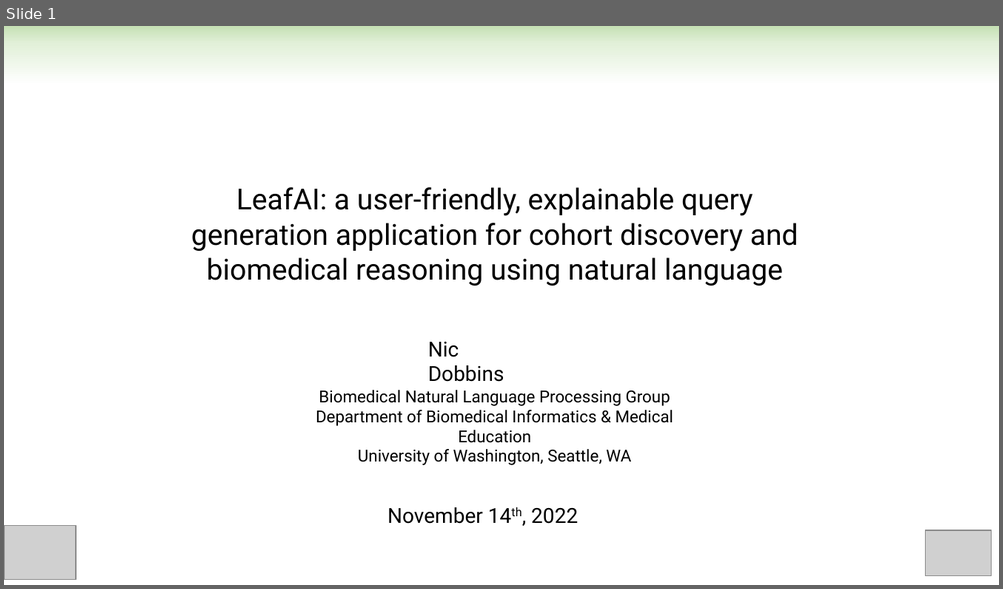
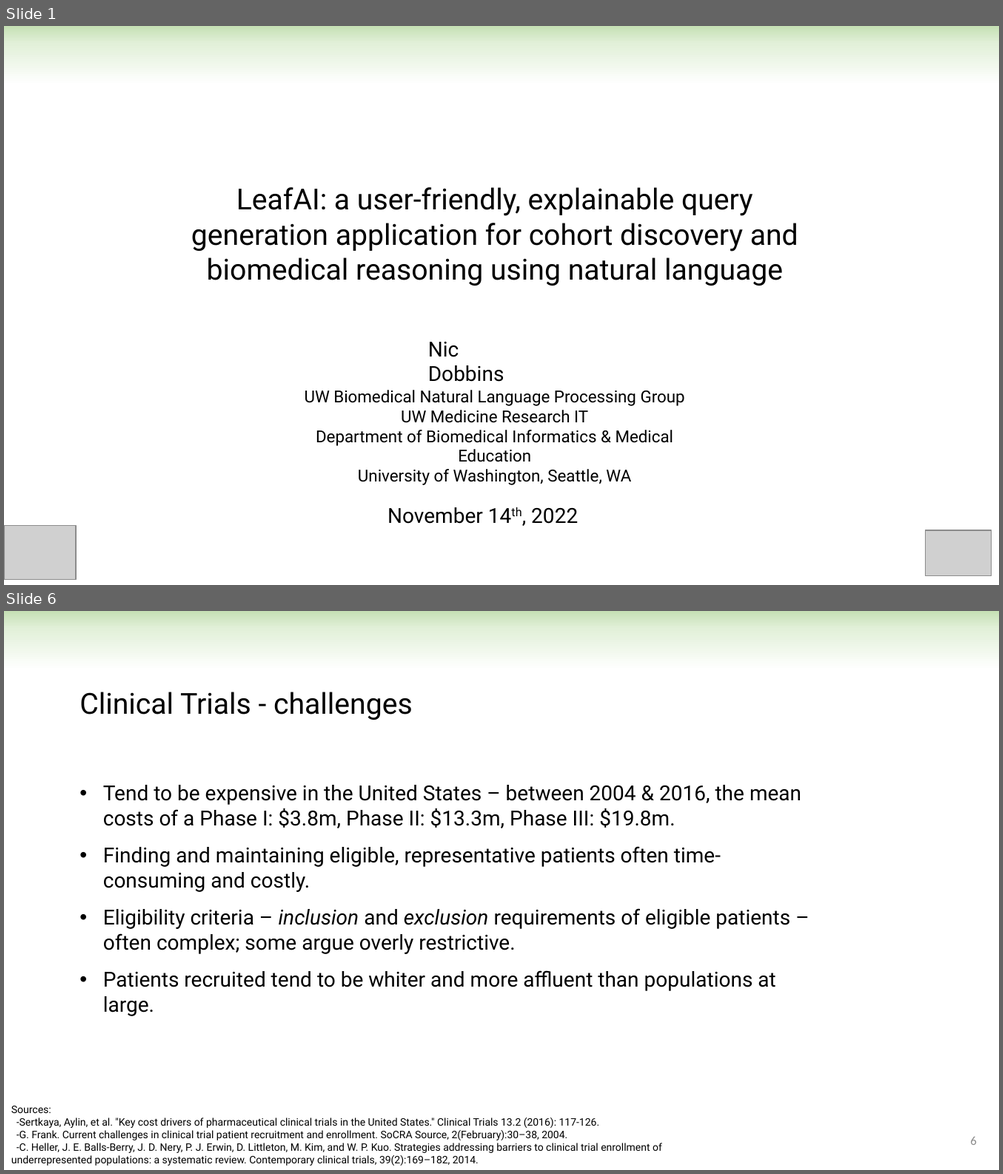
Before and after one commit to ndobb/dissertation, a slide deck: 4_general_exam/presentation/nic_dobbins_general_exam.pptx. Shown one above the other, each under a label of ours: slide 1 before the commit, slides 1 and 6 after it; the slides between them are not shown. The pictures are 1003x589 and 1003x1174 pixels, drawn with LibreOffice and Linux fonts; fonts in the diff are those of the drawing; grey boxes stand for pictures. Boxes give left, top, right and bottom in pixels: in the first picture for what was removed or moved away, otherwise in the second. Text is boxed around its words. In the diff, an @@ line names an element or a change of style, - is before the commit and + after.

```diff
--- a/4_general_exam/presentation/nic_dobbins_general_exam.pptx
+++ b/4_general_exam/presentation/nic_dobbins_general_exam.pptx
@@ slide 6 added at [4, 611, 999, 1170], background #FFFFFF; not listed: 1 template element that a slide beside it also shows @@
@@ text added at [79, 692, 412, 720], 28 pt, text #000000 @@
+Clinical Trials - challenges
@@ text added at [103, 785, 801, 1017], 20 pt, text #000000 @@
+• Tend to be expensive in the United States – between 2004 & 2016, the mean costs of a Phase I: $3.8m, Phase II: $13.3m, Phase III: $19.8m.
+• Finding and maintaining eligible, representative patients often time-consuming and costly.
+• Eligibility criteria – inclusion and exclusion requirements of eligible patients – often complex; some argue overly restrictive.
+• Patients recruited tend to be whiter and more affluent than populations at large.
@@ text added at [11, 1106, 662, 1166], 10 pt, text #000000 @@
+Sources:
+-Sertkaya, Aylin, et al. "Key cost drivers of pharmaceutical clinical trials in the United States." Clinical Trials 13.2 (2016): 117-126.
+-G. Frank. Current challenges in clinical trial patient recruitment and enrollment. SoCRA Source, 2(February):30–38, 2004.
+-C. Heller, J. E. Balls-Berry, J. D. Nery, P. J. Erwin, D. Littleton, M. Kim, and W. P. Kuo. Strategies addressing barriers to clinical trial enrollment of underrepresented populations: a systematic review. Contemporary clinical trials, 39(2):169–182, 2014.
@@ page number added at [970, 1137, 976, 1145], 12 pt, text #8C8C8C @@
+6
@@ slide 1 changed as well @@
@@ text at [304, 390, 685, 463]: text changed @@
-Biomedical Natural Language Processing Group
-Department of Biomedical Informatics & Medical Education
+UW Biomedical Natural Language Processing Group
+UW Medicine Research IT
+Department of Biomedical Informatics & Medical Education
```
Also in this commit, not shown: 1 other slide changed, 26 other slides added, 3 slides removed, 3 other files.
